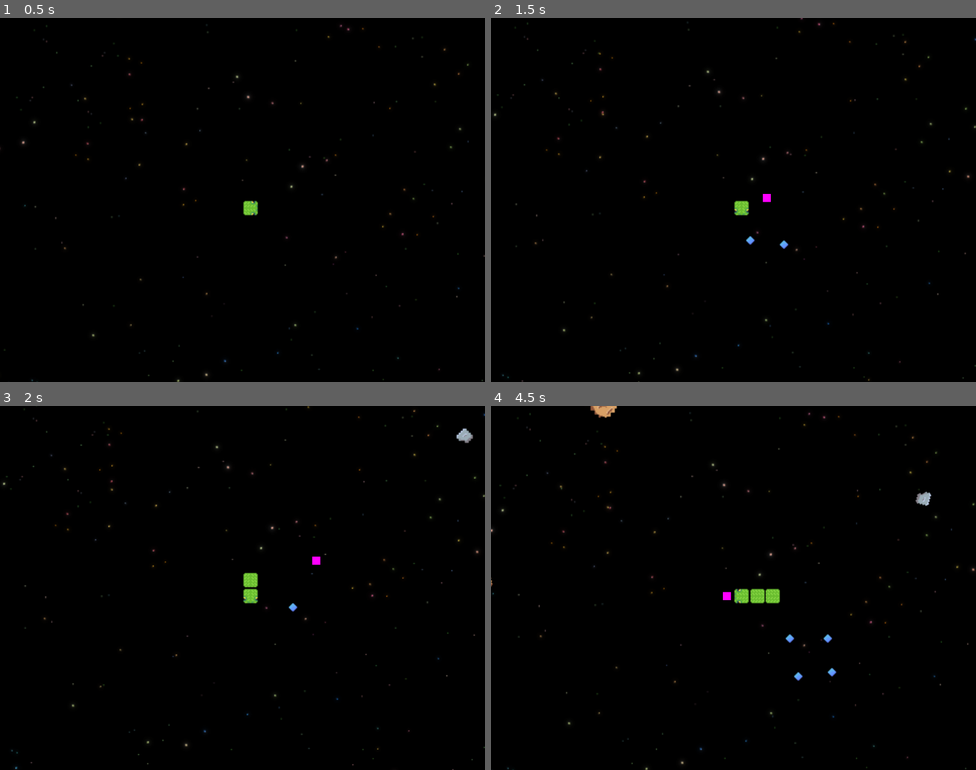
Above: before the commit, frames 1-4 (two rows, left to right).
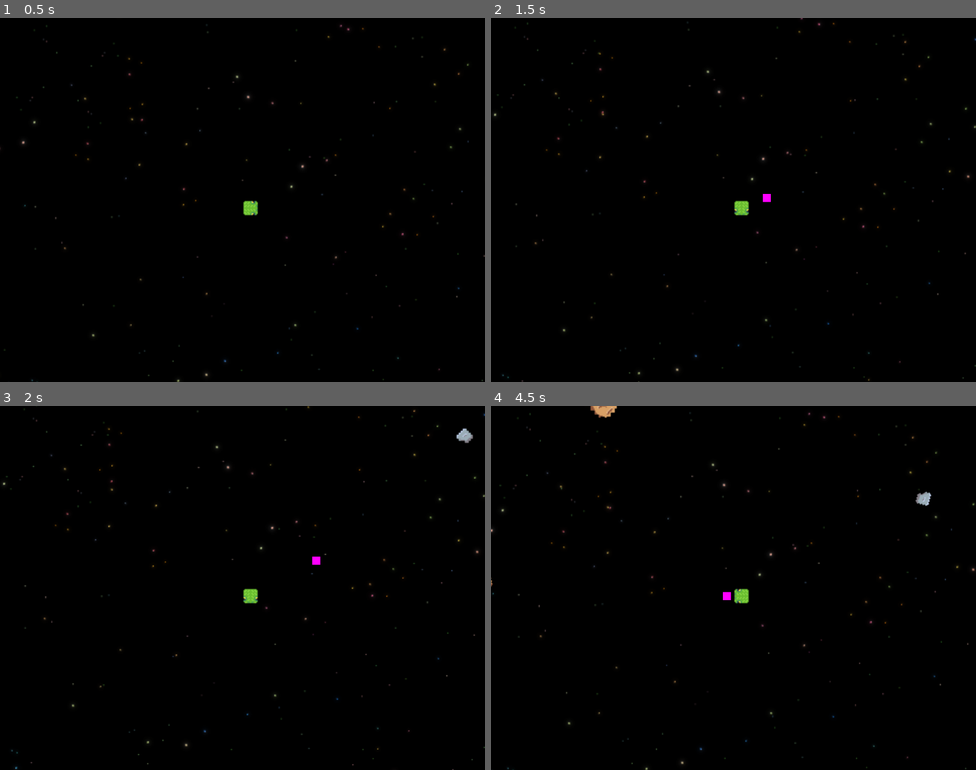
Above: after the commit, the same moments.

Repository: jaerrib/space-snake-survivor
Game: Godot game, scene res://scenes/level/level.tscn
Two runs of this game, one before a commit and one after it. Both use one fixed random seed, a clock stepped at 60 frames per second and the inputs below.
Inputs:
- Up to frame 1 (0.5 s): no input
- Up to frame 2 (1.5 s): hold D (right) 0.53-1.28 s; tap P (xp_spawn) at 0.6, 1.35 s; hold S (down) from 1.28 s (still down)
- Up to frame 3 (2 s): keep holding S (down)
- Up to frame 4 (4.5 s): release S (down) at 2.03 s; hold D (right) 2.03-2.78 s; tap P (xp_spawn) every 0.75 s from 2.1 to 4.35 s; hold Up (up) 2.78-3.53 s; hold A (left) from 3.53 s (still down)

Frame 1 is identical in both runs. In frame 2, less than 0.1% of the frame differs, in the area x 52-62%, y 59-64%; in frame 3, 0.2%; in frame 4, 0.4%, in the area x 53-72%, y 50-76%.

Commit message:
Handle xp drops of varying values

Diff:
--- a/scenes/asteroid_large/asteroid_large.gd
+++ b/scenes/asteroid_large/asteroid_large.gd
@@ -13,6 +13,7 @@
 	hp -= damage
 	print("HIT BY PLAYER FOR ", damage, " DAMAGE")
 	if hp <= 0:
+		SignalManager.on_create_object.emit(global_position, Constants.ObjectType["XP"], xp_val)
 		var spawn_pos_1: Vector2 = get_random_position()
 		var spawn_pos_2: Vector2 = get_random_position()
 		SignalManager.on_create_enemy.emit(spawn_pos_1, Constants.EnemyType.ASTEROID_MEDIUM)
--- a/scenes/asteroid_large/asteroid_large.tscn
+++ b/scenes/asteroid_large/asteroid_large.tscn
@@ -56,6 +56,7 @@
 collision_layer = 0
 motion_mode = 1
 script = ExtResource("2_28w4v")
+xp_val = 20
 
 [node name="Sprite2D" parent="." index="0"]
 texture = ExtResource("2_aagf1")
--- a/scenes/asteroid_medium/asteroid_medium.gd
+++ b/scenes/asteroid_medium/asteroid_medium.gd
@@ -13,6 +13,7 @@
 	hp -= damage
 	print("HIT BY PLAYER FOR ", damage, " DAMAGE")
 	if hp <= 0:
+		SignalManager.on_create_object.emit(global_position, Constants.ObjectType["XP"], xp_val)
 		var spawn_pos_1: Vector2 = get_random_position()
 		var spawn_pos_2: Vector2 = get_random_position()
 		SignalManager.on_create_enemy.emit(spawn_pos_1, Constants.EnemyType.ASTEROID_SMALL)
--- a/scenes/asteroid_medium/asteroid_medium.tscn
+++ b/scenes/asteroid_medium/asteroid_medium.tscn
@@ -56,6 +56,7 @@
 collision_layer = 0
 motion_mode = 1
 script = ExtResource("2_e4xro")
+xp_val = 10
 
 [node name="Sprite2D" parent="." index="0"]
 texture = ExtResource("2_st8ts")
--- a/scenes/enemy_base/enemy_base.gd
+++ b/scenes/enemy_base/enemy_base.gd
@@ -3,6 +3,7 @@
 @export var movement_speed: float = 20.0
 @export var hp: float = 1.0
 @export var damage: float = 1.0
+@export var xp_val: int = 1
 
 @onready var player: Snake =  get_tree().get_first_node_in_group("player")
 
@@ -20,7 +21,7 @@
 	print("HIT BY PLAYER FOR ", damage, " DAMAGE")
 	if hp <= 0:
 		var spawn_pos: Vector2 = global_position
-		SignalManager.on_create_object.emit(spawn_pos, Constants.ObjectType["XP"])
+		SignalManager.on_create_object.emit(spawn_pos, Constants.ObjectType["XP"], xp_val)
 		queue_free()
 
 
--- a/scenes/object_maker/object_maker.gd
+++ b/scenes/object_maker/object_maker.gd
@@ -29,11 +29,12 @@
 	call_deferred("add_child", scene)
 
 
-func on_create_object(position: Vector2, object_type: Constants.ObjectType) -> void:
+func on_create_object(position: Vector2, object_type: Constants.ObjectType, value: int) -> void:
 	if !OBJECT_SCENES.has(object_type):
 		return
 	var new_object = OBJECT_SCENES[object_type].instantiate()
 	new_object.position = position
+	new_object.setup(value)
 	call_deferred("add_child", new_object)
 
 
--- a/scenes/snake/snake.gd
+++ b/scenes/snake/snake.gd
@@ -56,9 +56,18 @@
 			sprite_2d.rotation_degrees = -90
 
 
+func xp_required_for(level: int) -> int:
+	return 10 * level * level + 50
+
+
+
 func on_xp_touched(val: int) -> void:
 	xp_points += val
-	grow()
+	while xp_points >= xp_required_for(xp_level):
+		xp_points -= xp_required_for(xp_level)
+		xp_level += 1
+		grow()
+		print("LEVEL UP! Now at level ", xp_level)
 
 
 func grow() -> void:
--- a/scenes/xp/xp.gd
+++ b/scenes/xp/xp.gd
@@ -1,8 +1,28 @@
 class_name XP extends Node2D
 
-@export var xp_val: int = 1
+var _xp_val: int = 1
+
+@onready var sprite_2d: Sprite2D = $Sprite2D
+
+
+func _ready() -> void:
+	select_sprite()
 
 
 func _on_area_2d_area_entered(area: Area2D) -> void:
-	SignalManager.on_xp_touched.emit(xp_val)
+	SignalManager.on_xp_touched.emit(_xp_val)
 	queue_free()
+
+
+func setup(value: int) -> void:
+	_xp_val = value
+
+
+func select_sprite() -> void:
+	if _xp_val >= 20:
+		sprite_2d.frame = 2
+	else:
+		if _xp_val >= 10:
+			sprite_2d.frame = 1
+		else:
+			sprite_2d.frame = 0
--- a/scenes/xp/xp.tscn
+++ b/scenes/xp/xp.tscn
@@ -11,7 +11,7 @@
 
 [node name="Sprite2D" type="Sprite2D" parent="."]
 texture = ExtResource("2_kqc2r")
-hframes = 2
+hframes = 3
 
 [node name="Area2D" type="Area2D" parent="."]
 collision_layer = 8
--- a/singletons/signal_manager.gd
+++ b/singletons/signal_manager.gd
@@ -4,6 +4,7 @@
 signal on_create_object(
 	position: Vector2,
 	object_type: Constants.ObjectType,
+	value: int
 )
 signal on_create_projectile(
 	position: Vector2,
Binary file changed: assets/misc/xp.png
